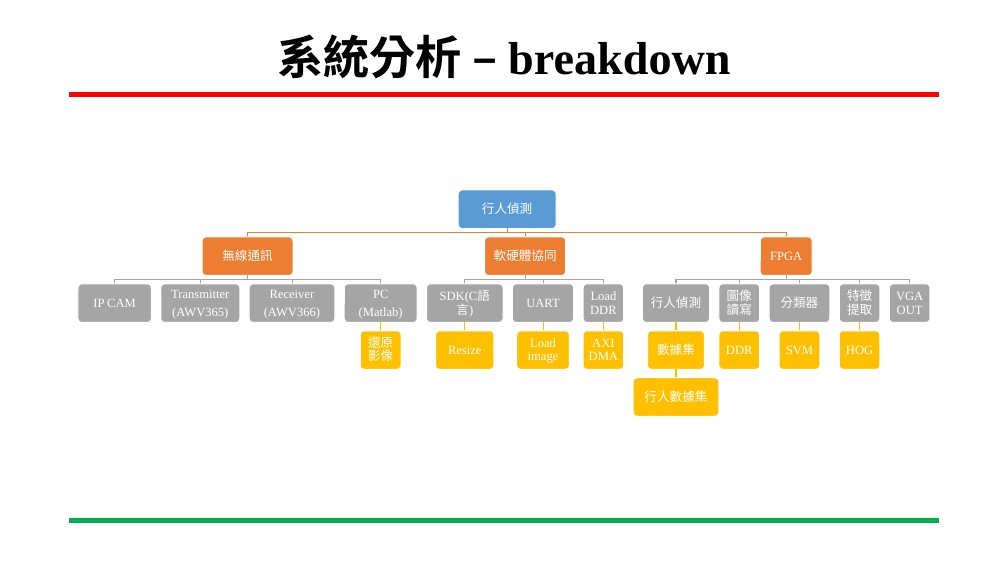
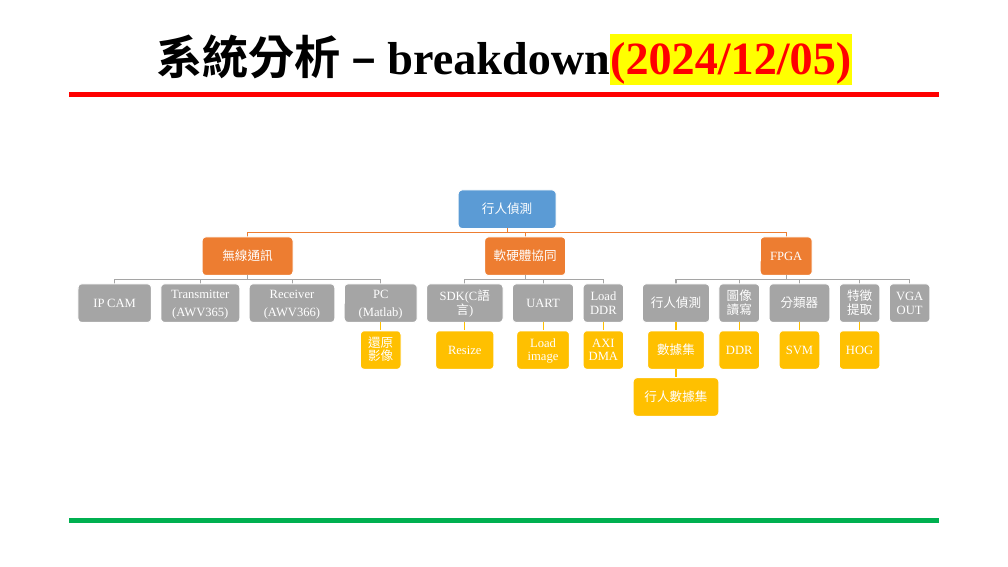
Before and after one commit to xup6tp6u4/pedestrian-detection, a slide deck: slide 4 of 嵌入式影像處理1212進度報告.pptx. Drawn at 1008x567 pixels with LibreOffice and Linux fonts; fonts in the diff are those of the drawing; background and template pictures are left out. Boxes give left, top, right and bottom in pixels: in the first picture for what was removed or moved away, otherwise in the second. Text is boxed around its words. In the diff, an @@ line names an element or a change of style, - is before the commit and + after.

```diff
--- a/嵌入式影像處理1212進度報告.pptx
+++ b/嵌入式影像處理1212進度報告.pptx
@@ title at (x1=156, y1=34, x2=851, y2=84): text changed @@
-系統分析 – breakdown
+系統分析 – breakdown(2024/12/05)
```
Also in this commit, not shown: 3 other slides changed.
